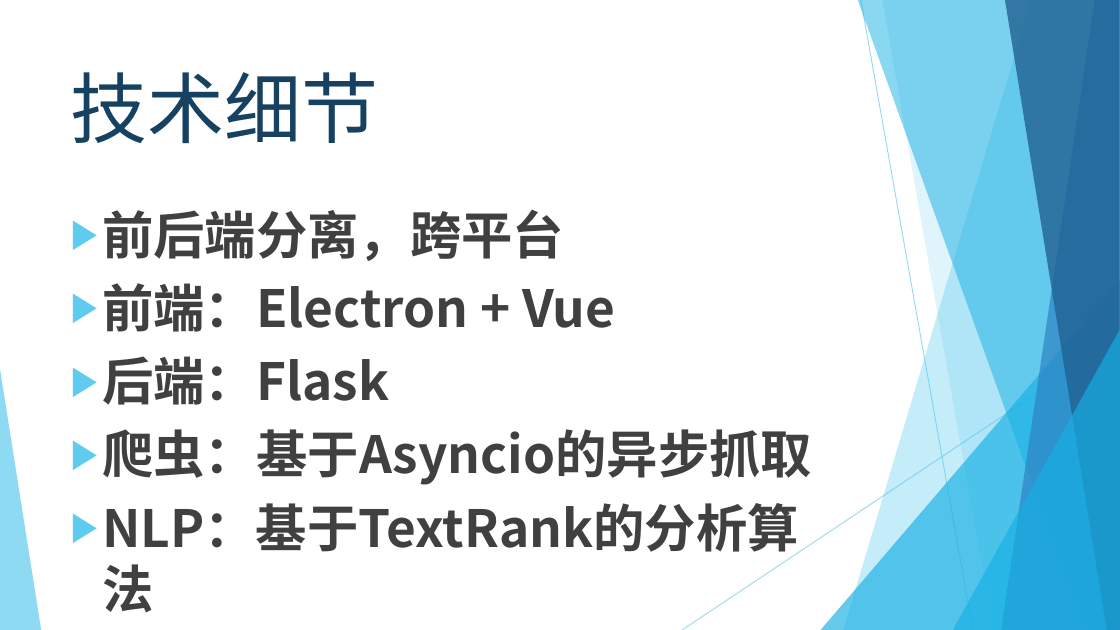
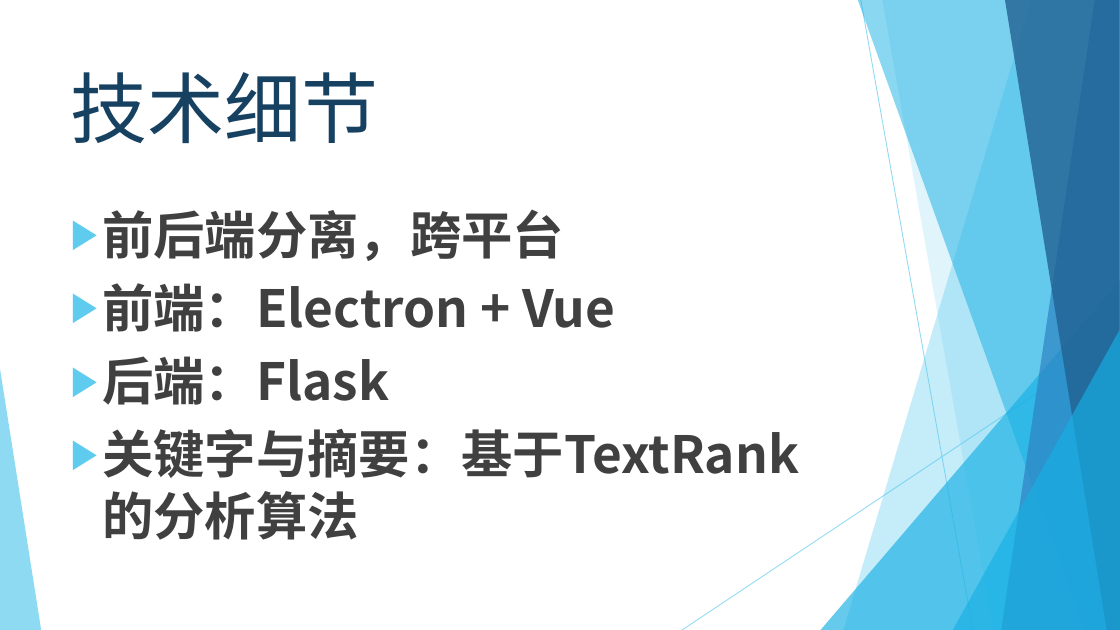
Before and after one commit to KS0508/SYSUtower, a slide deck: slide 5 of doc/SYSU Tower 项目介绍.pptx. Drawn at 1120x630 pixels with LibreOffice and Linux fonts; fonts in the diff are those of the drawing. Boxes give left, top, right and bottom in pixels: in the first picture for what was removed or moved away, otherwise in the second. Text is boxed around its words. In the diff, an @@ line names an element or a change of style, - is before the commit and + after.

```diff
--- a/doc/SYSU Tower 项目介绍.pptx
+++ b/doc/SYSU Tower 项目介绍.pptx
@@ text at box(102, 429, 799, 478): text changed @@
-▶ 爬虫：基于Asyncio的异步抓取
-▶ NLP：基于TextRank的分析算法
+▶ 关键字与摘要：基于TextRank的分析算法
```
Also in this commit, not shown: 1 other slide changed, 2 other files.
